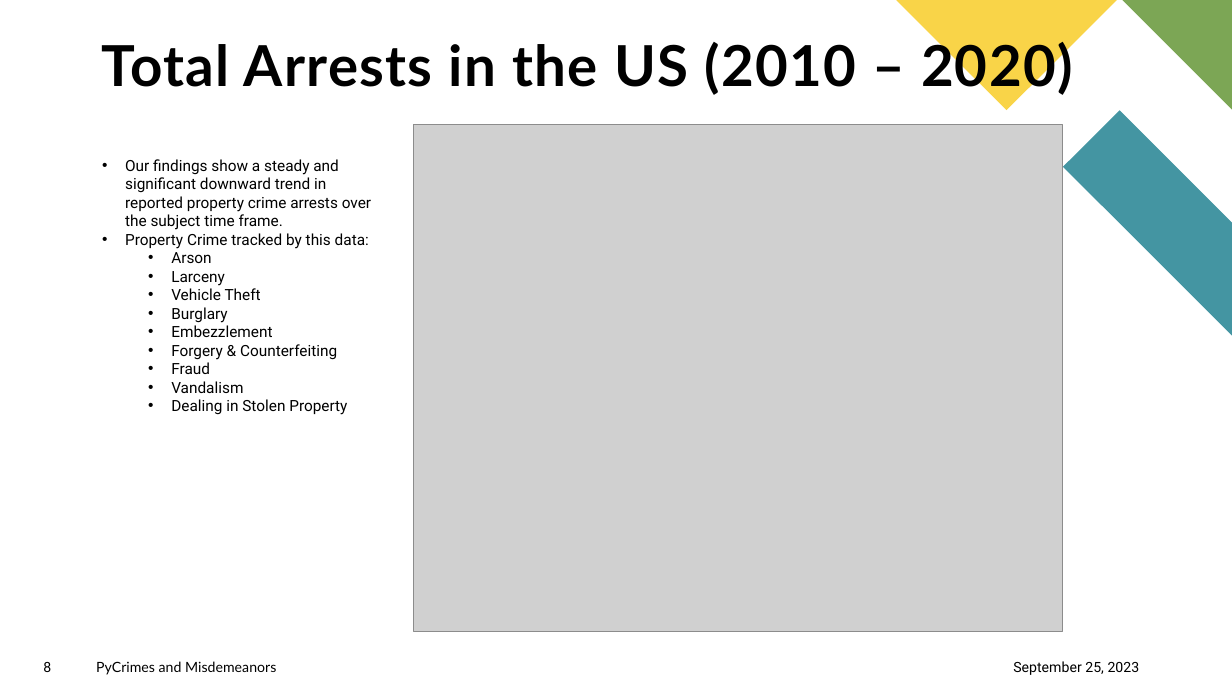
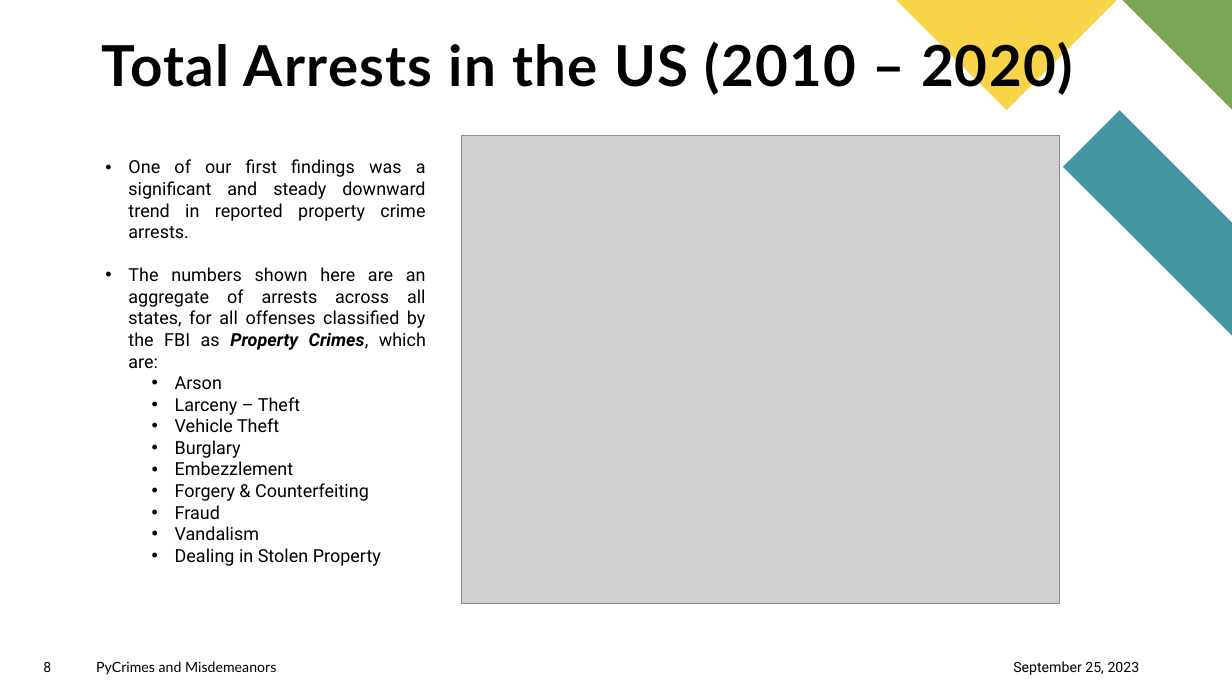
Before and after one commit to S-Bonillas/P1-PyCrimes_and_Misdemeanors, a slide deck: slide 8 of PyCrimes_Final/PyCrimes_Presentation.pptx. Drawn at 1232x693 pixels with LibreOffice and Linux fonts; fonts in the diff are those of the drawing; grey boxes stand for pictures. Boxes give left, top, right and bottom in pixels: in the first picture for what was removed or moved away, otherwise in the second. Text is boxed around its words. In the diff, an @@ line names an element or a change of style, - is before the commit and + after.

```diff
--- a/PyCrimes_Final/PyCrimes_Presentation.pptx
+++ b/PyCrimes_Final/PyCrimes_Presentation.pptx
@@ picture resized from (x1=414, y1=124, x2=1063, y2=631) to (x1=461, y1=136, x2=1060, y2=604) @@
@@ text at (x1=128, y1=159, x2=426, y2=368): text changed; size 12 to 14 pt @@
-• Our findings show a steady and significant downward trend in reported property crime arrests over the subject time frame.
-• Property Crime tracked by this data:
+• One of our first findings was a significant and steady downward trend in reported property crime arrests.
+• The numbers shown here are an aggregate of arrests across all states, for all offenses classified by the FBI as Property Crimes, which are:
@@ text at (x1=175, y1=376, x2=381, y2=566): size 12 to 14 pt in "Arson", "Vehicle Theft", "Burglary", "Embezzlement" and 4 more places; alignment left to justified @@
@@ text at (x1=175, y1=397, x2=300, y2=415): text changed; size 12 to 14 pt @@
-  • Larceny
+  • Larceny – Theft
```
Also in this commit, not shown: 7 other slides changed, 1 slide added, 2 other files.
